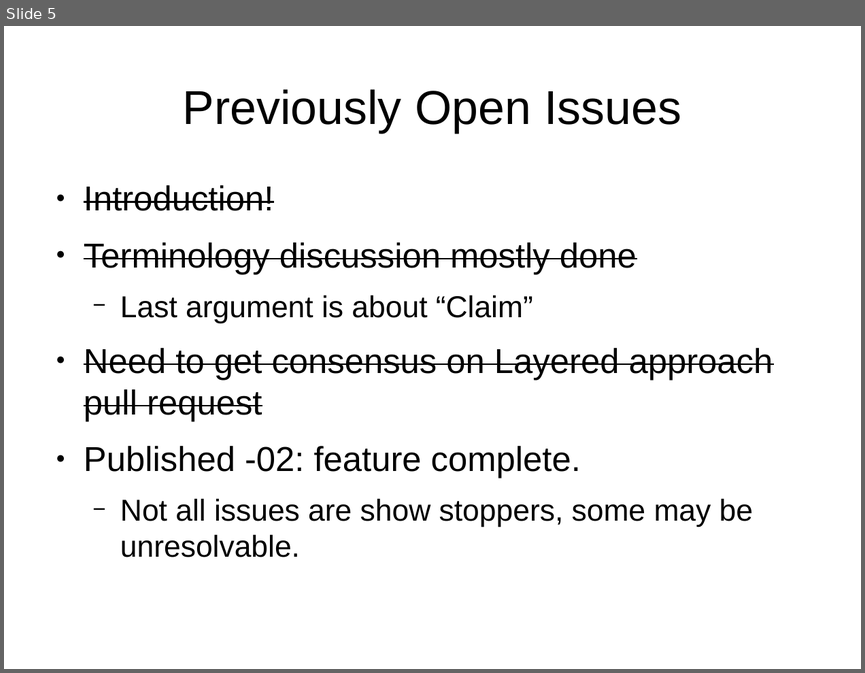
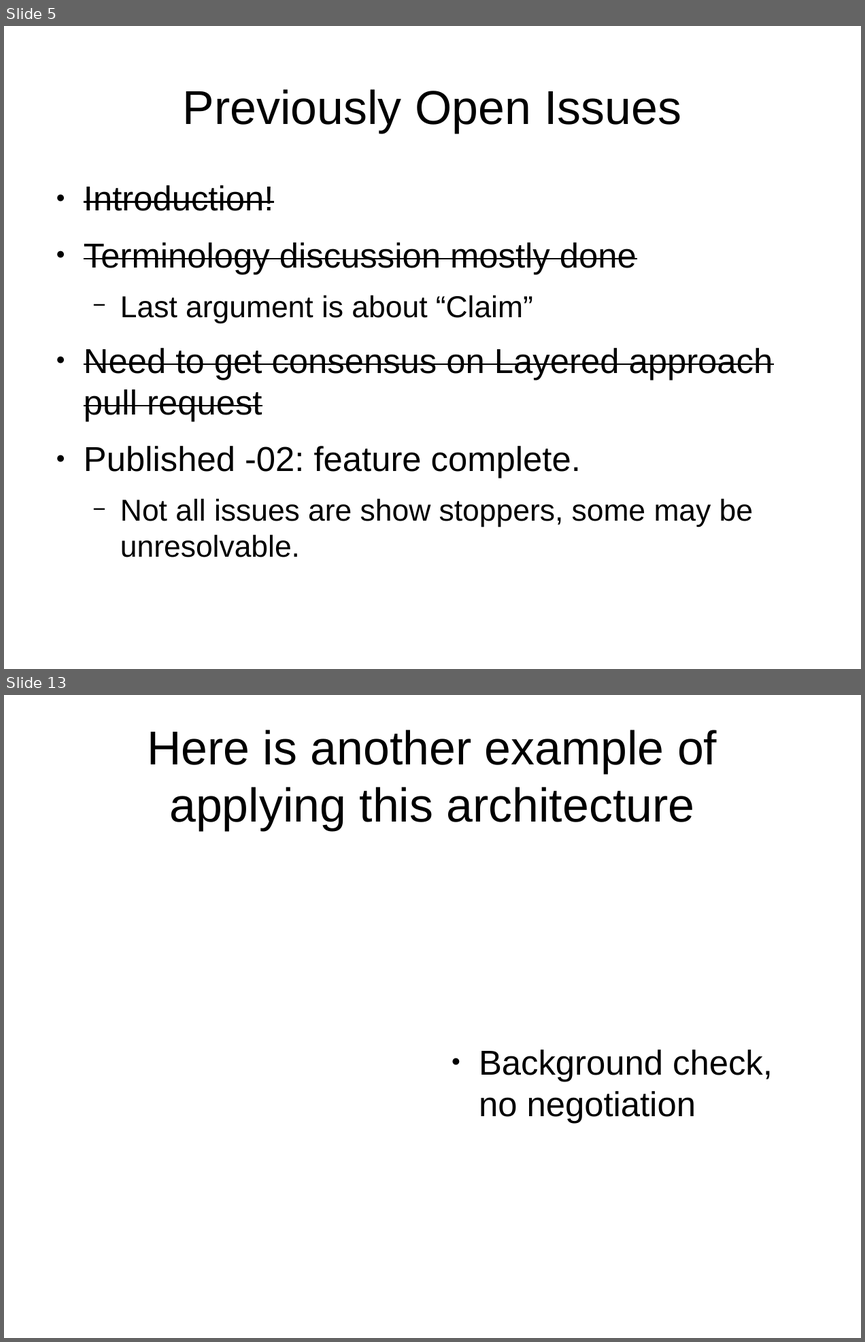
Before and after one commit to ietf-rats-wg/architecture, a slide deck: presentations/2020-ietf107-architecture.odp. Shown one above the other, each under a label of ours: slide 5 before the commit, slides 5 and 13 after it; the slides between them are not shown. The pictures are 865x673 and 865x1342 pixels, drawn with LibreOffice and Linux fonts; fonts in the diff are those of the drawing. Boxes give left, top, right and bottom in pixels: in the first picture for what was removed or moved away, otherwise in the second. Text is boxed around its words. In the diff, an @@ line names an element or a change of style, - is before the commit and + after.

```diff
--- a/presentations/2020-ietf107-architecture.odp
+++ b/presentations/2020-ietf107-architecture.odp
@@ slide 13 added at [4,695,861,1338], background #FFFFFF @@
@@ title added at [147,730,717,830], 44 pt, text #000000 @@
+Here is another example of
+applying this architecture
@@ text added at [479,1049,772,1123], 32 pt, text #000000 @@
+● Background check, no negotiation
```
Also in this commit, not shown: 8 slides changed, 1 other slide added.
